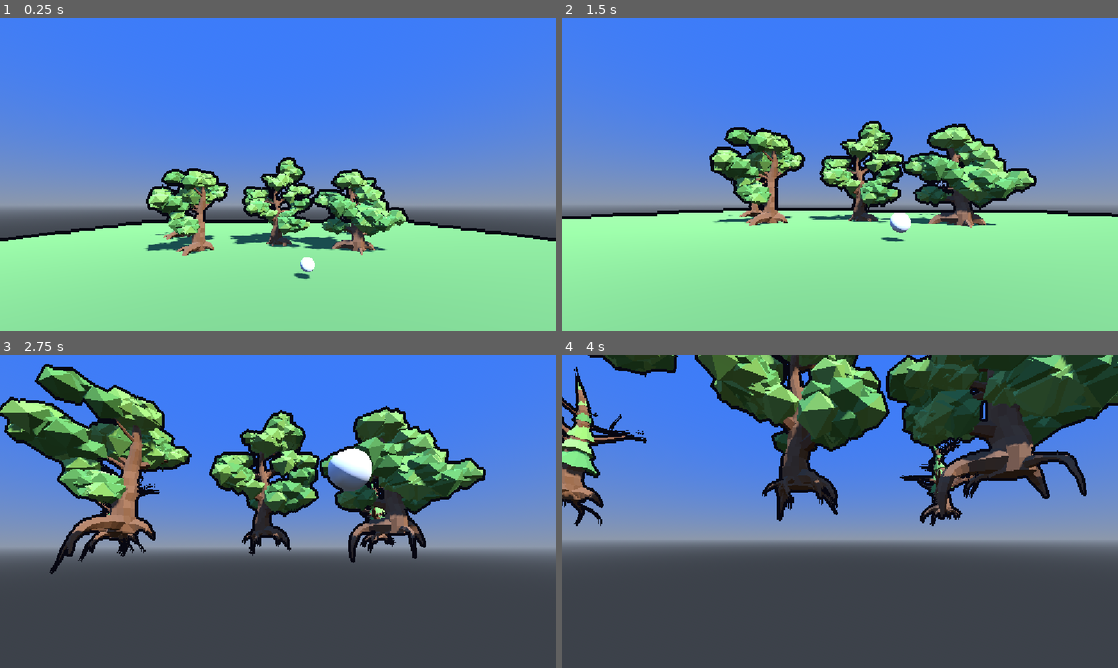
Above: before the commit, frames 1-4 (two rows, left to right).
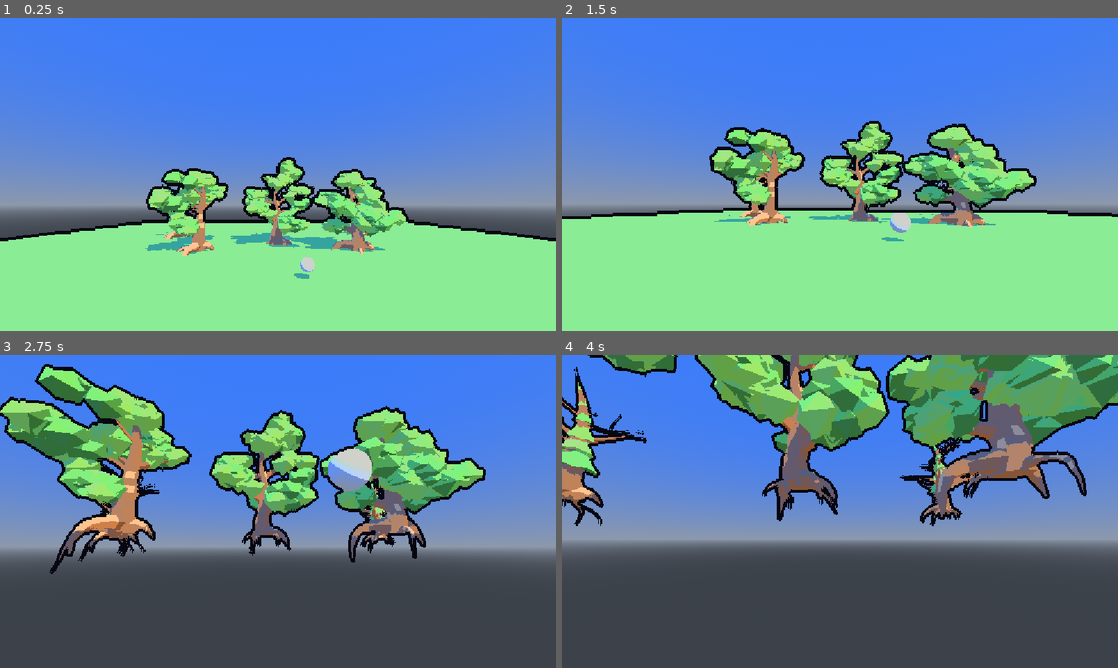
Above: after the commit, the same moments.

Repository: WMsans/anime-tree-rendering
Game: Godot game, scene res://demo/tree_demo.tscn
Two runs of this game, one before a commit and one after it. Both use one fixed random seed, a clock stepped at 60 frames per second and the inputs below. This scene is started directly instead of the project's main scene.
Inputs (mouse positions are in pixels of both pictures, inside the frame that each line leads up to):
- Up to frame 1 (0.25 s): no input
- Up to frame 2 (1.5 s): tap Enter at 0.5 s; move the mouse to (867, 174) at 0.52 s; hold Shift 0.53-1.28 s; hold W from 0.53 s (still down); tap Space at 0.77 s; move the mouse to (812, 174) at 1.27 s; tap Shift at 1.35 s
- Up to frame 3 (2.75 s): keep holding W; tap Space at 1.52 s; move the mouse to (289, 505) at 2.02 s; hold Shift from 2.03 s (still down)
- Up to frame 4 (4 s): keep holding W; move the mouse to (834, 517) at 2.77 s; release Shift at 2.78 s; tap Shift at 2.85 s; tap Space at 3.02, 3.77 s; move the mouse to (878, 514) at 3.52 s; hold Shift from 3.53 s (still down)

The runs differ from the first frame. In frame 1, 4.7% of the frame differs, in the area x 21-73%, y 45-84%; in frame 2, 7.9%; in frame 3, 14%; in frame 4, 20%, in the area x 0-100%, y 0-52%.

Commit message:
feat: cel shading

Diff:
--- /dev/null
+++ b/demo/src/cel_shading_post_process.gd
@@ -0,0 +1,39 @@
+## Screen-space cel-shading pass. Add this node anywhere in a 3D scene.
+##
+## Bands the lit image by luminance through [member ramp]. Needs
+## view-independent lighting (no specular or sky reflections, Lambert diffuse)
+## or bands flicker as the camera moves. Runs just before [OutlinePostProcess], so lines stay on top.
+class_name CelShadingPostProcess
+extends Node3D
+
+## Luminance (x) to banded colour. Keep its gradient on constant interpolation
+## for hard steps; tint the dark stops for coloured shadows.
+@export var ramp: Texture2D = preload("res://shaders/cel_ramp.tres"):
+	set(value):
+		ramp = value
+		_set_param("ramp", value)
+
+var _material: ShaderMaterial
+
+
+func _ready() -> void:
+	var quad := MeshInstance3D.new()
+	var mesh := QuadMesh.new()
+	mesh.size = Vector2(2.0, 2.0)
+	quad.mesh = mesh
+	quad.cast_shadow = GeometryInstance3D.SHADOW_CASTING_SETTING_OFF
+	quad.extra_cull_margin = 16384.0
+	_material = ShaderMaterial.new()
+	_material.shader = preload("res://shaders/cel_shading.gdshader")
+	# ponytail: reads the opaque-only screen copy, so any transparent object drawn
+	# before this (priority < 126) is painted over. Move to a CompositorEffect if
+	# the scene gets real transparents.
+	_material.render_priority = 126
+	quad.material_override = _material
+	add_child(quad)
+	_set_param("ramp", ramp)
+
+
+func _set_param(param: StringName, value: Variant) -> void:
+	if _material:
+		_material.set_shader_parameter(param, value)
--- a/demo/tree_demo.tscn
+++ b/demo/tree_demo.tscn
@@ -2,11 +2,12 @@
 
 [ext_resource type="Script" uid="uid://s42q0m03c4d7" path="res://demo/src/free_camera.gd" id="1_cam"]
 [ext_resource type="Script" uid="uid://cet6jjfpmyl20" path="res://demo/src/outline_post_process.gd" id="2_post"]
-[ext_resource type="PackedScene" uid="uid://berffyybdkqke" path="res://assets/trees/tree_a.glb" id="3_ta"]
-[ext_resource type="PackedScene" uid="uid://bjrfan427vyb8" path="res://assets/trees/tree_b.glb" id="4_tb"]
-[ext_resource type="PackedScene" uid="uid://boohind0tx1f2" path="res://assets/trees/tree_c.glb" id="5_tc"]
-[ext_resource type="PackedScene" uid="uid://40nbprgajali" path="res://assets/trees/pine_a.glb" id="6_pa"]
-[ext_resource type="PackedScene" uid="uid://chstk76yatf6d" path="res://assets/trees/pine_b.glb" id="7_pb"]
+[ext_resource type="PackedScene" uid="uid://berffyybdkqke" path="res://demo/assets/trees/tree_a.glb" id="3_ta"]
+[ext_resource type="PackedScene" uid="uid://bjrfan427vyb8" path="res://demo/assets/trees/tree_b.glb" id="4_tb"]
+[ext_resource type="PackedScene" uid="uid://boohind0tx1f2" path="res://demo/assets/trees/tree_c.glb" id="5_tc"]
+[ext_resource type="PackedScene" uid="uid://40nbprgajali" path="res://demo/assets/trees/pine_a.glb" id="6_pa"]
+[ext_resource type="PackedScene" uid="uid://chstk76yatf6d" path="res://demo/assets/trees/pine_b.glb" id="7_pb"]
+[ext_resource type="Script" uid="uid://b0bim30onnm62" path="res://demo/src/cel_shading_post_process.gd" id="8_cel"]
 
 [sub_resource type="ProceduralSkyMaterial" id="sky_mat"]
 sky_top_color = Color(0.23520002, 0.4834668, 0.98, 1)
@@ -21,6 +22,7 @@
 background_mode = 2
 sky = SubResource("sky")
 ambient_light_source = 3
+reflected_light_source = 1
 
 [sub_resource type="StandardMaterial3D" id="mat_ground"]
 albedo_color = Color(0.45, 0.62, 0.3, 1)
@@ -41,12 +43,16 @@
 
 [node name="Sun" type="DirectionalLight3D" parent="." unique_id=1206634457]
 transform = Transform3D(0.866, -0.354, 0.354, 0, 0.707, 0.707, -0.5, -0.612, 0.612, 0, 10, 0)
+light_specular = 0.0
 shadow_enabled = true
 
 [node name="Camera3D" type="Camera3D" parent="." unique_id=1115234926]
 transform = Transform3D(1, 0, 0, 0, 0.9888, -0.1494, 0, 0.1494, 0.9888, 0, 5, 24)
 current = true
 script = ExtResource("1_cam")
+
+[node name="CelShadingPostProcess" type="Node3D" parent="." unique_id=665883229]
+script = ExtResource("8_cel")
 
 [node name="OutlinePostProcess" type="Node3D" parent="." unique_id=153322400]
 script = ExtResource("2_post")
@@ -72,6 +78,6 @@
 [node name="PineB" parent="Trees" unique_id=2125161142 instance=ExtResource("7_pb")]
 transform = Transform3D(1, 0, 0, 0, 1, 0, 0, 0, 1, 15, 0, -12)
 
-[node name="MeshInstance3D" type="MeshInstance3D" parent="." unique_id=1347736103]
+[node name="Sphere" type="MeshInstance3D" parent="." unique_id=1347736103]
 transform = Transform3D(1, 0, 0, 0, 1, 0, 0, 0, 1, 2.0509515, 0.93200564, 9.025875)
 mesh = SubResource("SphereMesh_jrnmm")
--- a/project.godot
+++ b/project.godot
@@ -27,3 +27,4 @@
 [rendering]
 
 rendering_device/driver.windows="d3d12"
+shading/overrides/force_lambert_over_burley=true
--- /dev/null
+++ b/shaders/cel_ramp.tres
@@ -0,0 +1,9 @@
+[gd_resource type="GradientTexture1D" format=3 uid="uid://cn2ljikl3pnic"]
+
+[sub_resource type="Gradient" id="Gradient_cel"]
+interpolation_mode = 1
+offsets = PackedFloat32Array(0, 0.25, 0.45, 0.75)
+colors = PackedColorArray(0.2, 0.2, 0.28, 1, 0.36, 0.36, 0.42, 1, 0.55, 0.55, 0.56, 1, 0.82, 0.82, 0.8, 1)
+
+[resource]
+gradient = SubResource("Gradient_cel")
--- /dev/null
+++ b/shaders/cel_shading.gdshader
@@ -0,0 +1,33 @@
+shader_type spatial;
+render_mode unshaded, cull_disabled, depth_test_disabled, depth_draw_never, fog_disabled;
+
+// Full-screen cel-shading pass, same setup as outline.gdshader: a size-2 QuadMesh
+// drawn in the transparent pass, just before the outline.
+//
+// Lighting is already baked into the screen colour, so the bands come from its
+// luminance: the ramp maps luminance to a new luminance (and optional tint),
+// hue is kept. The ramp needs view-independent input: no specular, no sky
+// reflections, Lambert diffuse, or bands flicker as the camera moves.
+
+// Luminance in, banded colour out. Use a constant-interpolation gradient.
+uniform sampler2D ramp : source_color, filter_nearest, repeat_disable;
+uniform sampler2D screen_texture : hint_screen_texture, filter_nearest;
+uniform sampler2D depth_texture : hint_depth_texture, filter_nearest;
+
+void vertex() {
+	POSITION = vec4(VERTEX.xy, 1.0, 1.0);
+}
+
+void fragment() {
+	vec3 col = texture(screen_texture, SCREEN_UV).rgb;
+	float d = texture(depth_texture, SCREEN_UV).r;
+	// Reverse-Z: 0 is the far plane, i.e. sky. Leave it smooth.
+	if (d > 0.0) {
+		float lum = max(dot(col, vec3(0.2126, 0.7152, 0.0722)), 1e-4);
+		// Screen colour is linear; look up with gamma luminance so ramp stops read
+		// like the picker values. source_color already returns the ramp linear.
+		float x = clamp(pow(lum, 1.0 / 2.2), 0.0, 1.0);
+		col = col / lum * texture(ramp, vec2(x, 0.5)).rgb;
+	}
+	ALBEDO = col;
+}
Not shown, added: demo/src/cel_shading_post_process.gd.uid
Not shown, added: shaders/cel_shading.gdshader.uid
